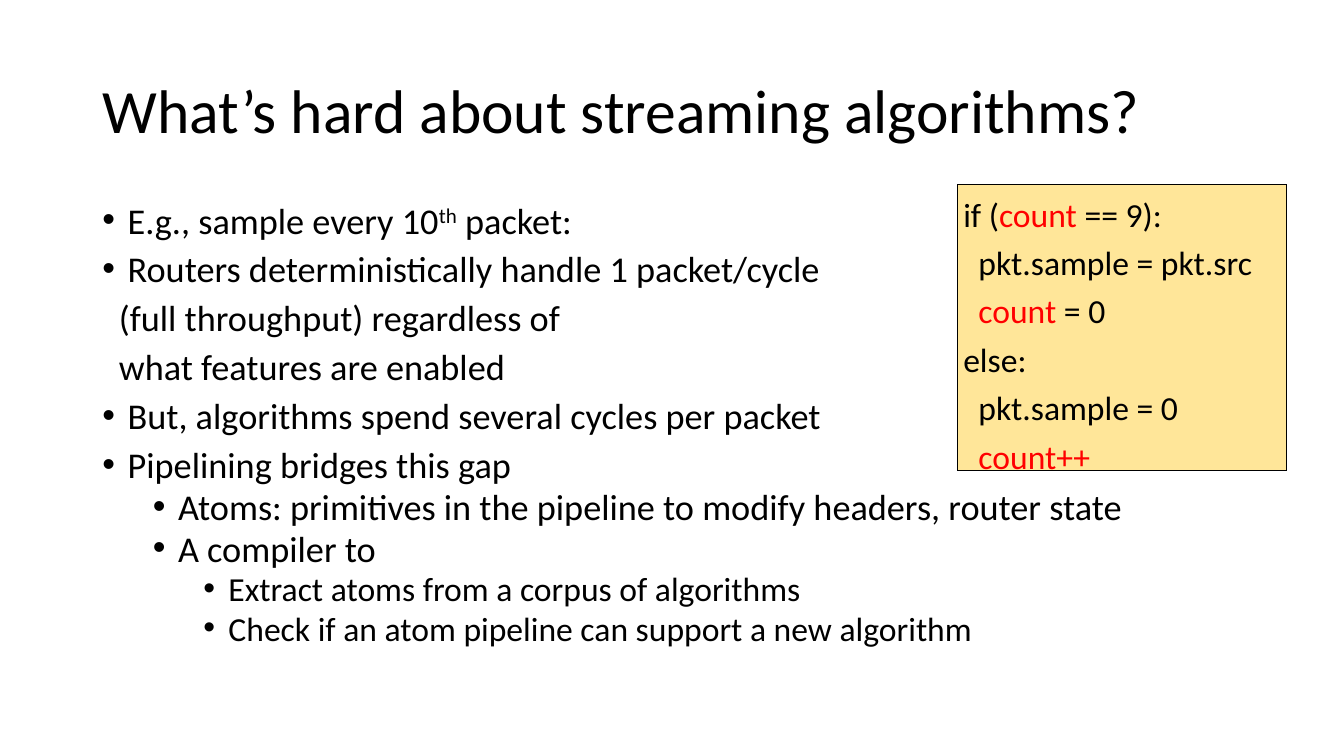
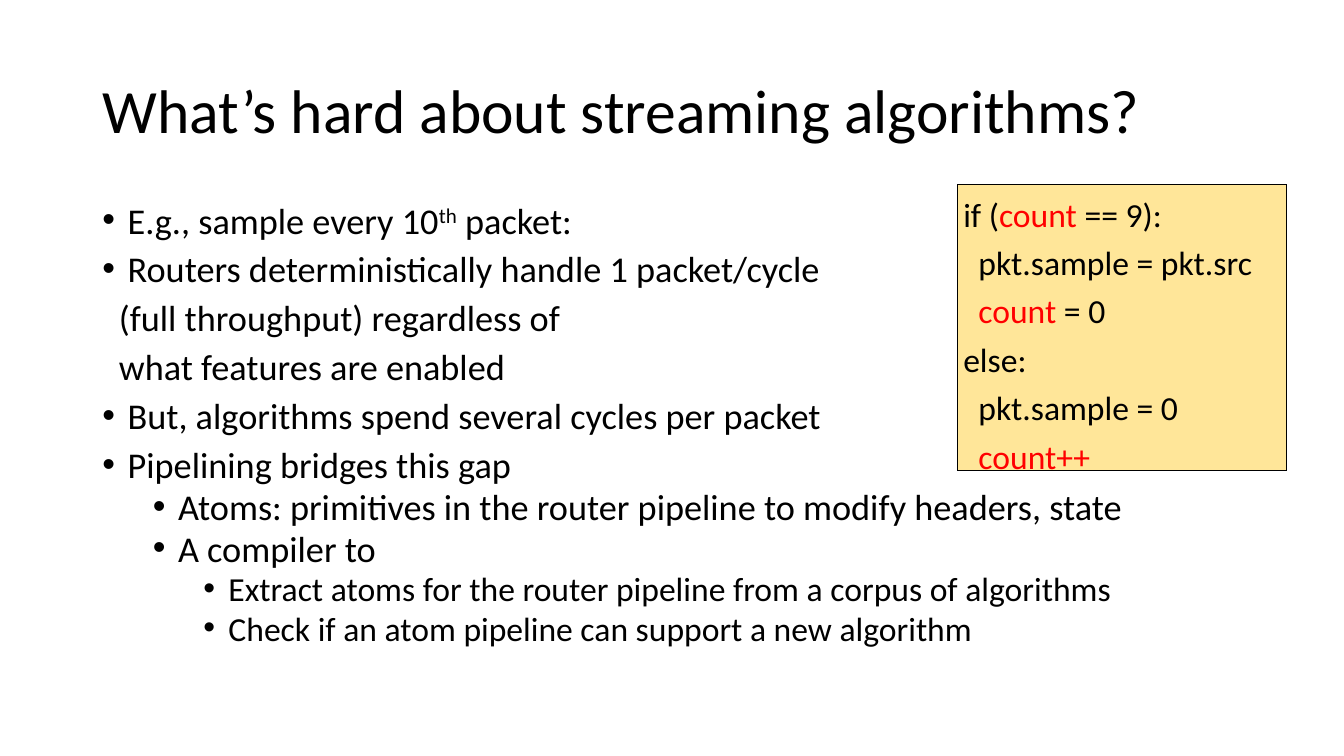
Before and after one commit to anirudhSK/pifo-domino-marple-ppts, a slide deck: slide 10 of combined_domino_pifo.pptx. Drawn at 1344x756 pixels with LibreOffice and Linux fonts; fonts in the diff are those of the drawing. Boxes give left, top, right and bottom in pixels: in the first picture for what was removed or moved away, otherwise in the second. Text is boxed around its words. In the diff, an @@ line names an element or a change of style, - is before the commit and + after.

```diff
--- a/combined_domino_pifo.pptx
+++ b/combined_domino_pifo.pptx
@@ text at box(178, 494, 1121, 526): text changed @@
-  • Atoms: primitives in the pipeline to modify headers, router state
+  • Atoms: primitives in the router pipeline to modify headers, state
@@ text at box(228, 577, 1110, 607): text changed @@
-    • Extract atoms from a corpus of algorithms
+    • Extract atoms for the router pipeline from a corpus of algorithms
```
Also in this commit, not shown: 11 other slides changed.
